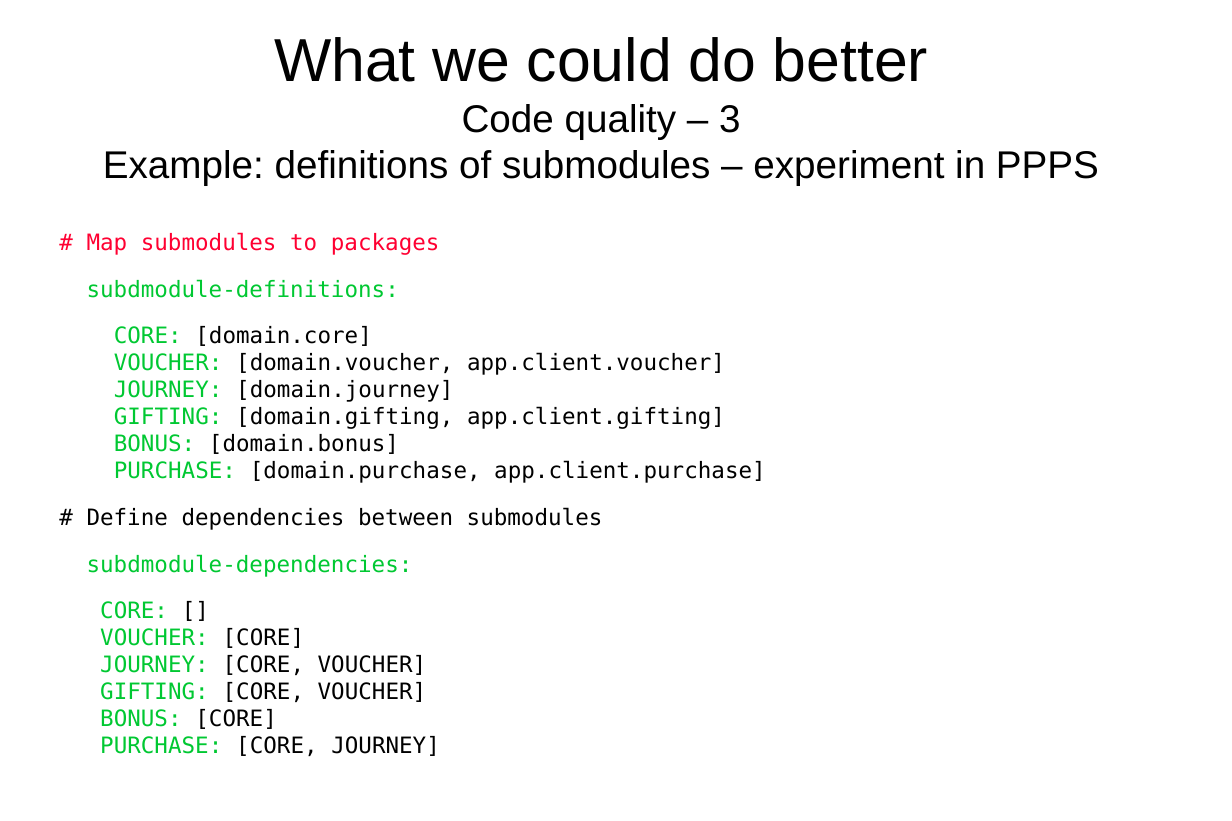
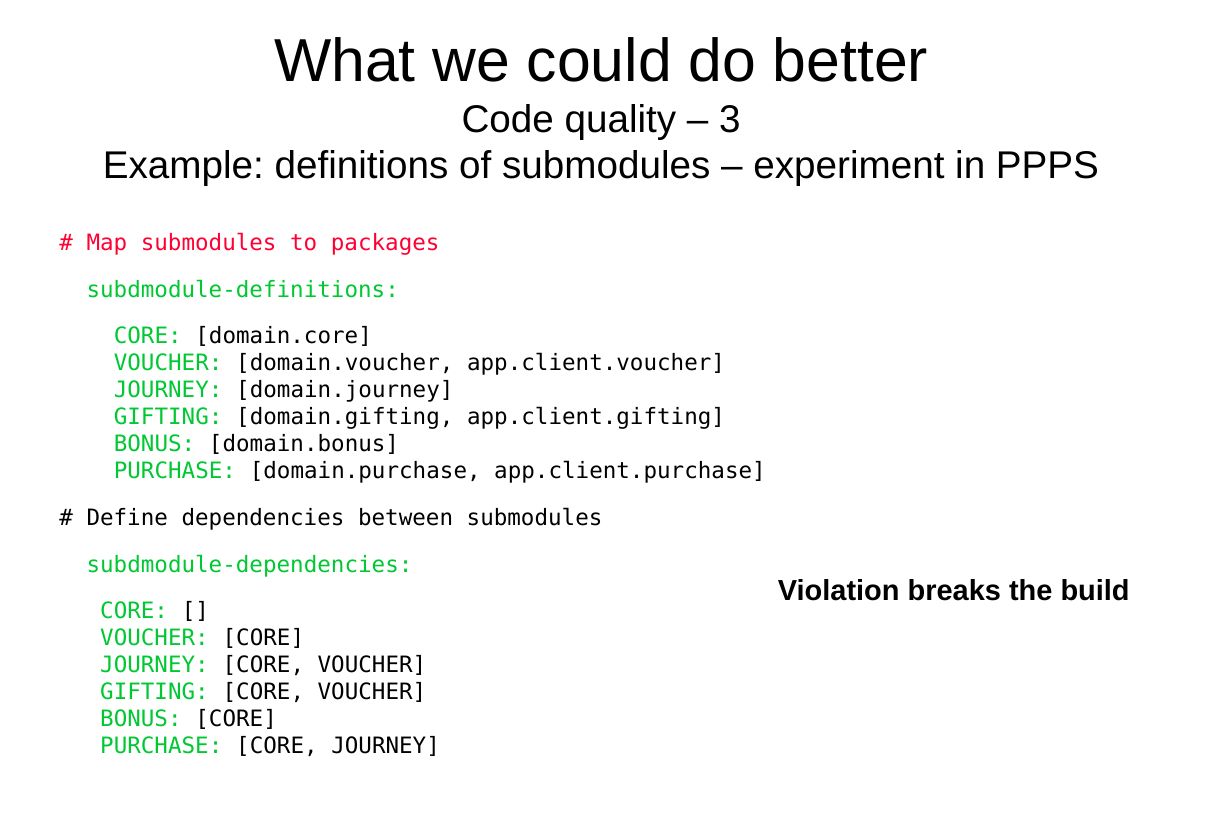
Before and after one commit to matemagyari/principle, a slide deck: slide 12 of DDDInPoker.odp. Drawn at 1232x821 pixels with LibreOffice and Linux fonts; fonts in the diff are those of the drawing. Boxes give left, top, right and bottom in pixels: in the first picture for what was removed or moved away, otherwise in the second. Text is boxed around its words. In the diff, an @@ line names an element or a change of style, - is before the commit and + after.

Commit message:
update

```diff
--- a/DDDInPoker.odp
+++ b/DDDInPoker.odp
@@ text added at bbox=[778, 579, 1130, 601], 18 pt, text #000000, bold @@
+Violation breaks the build
```
